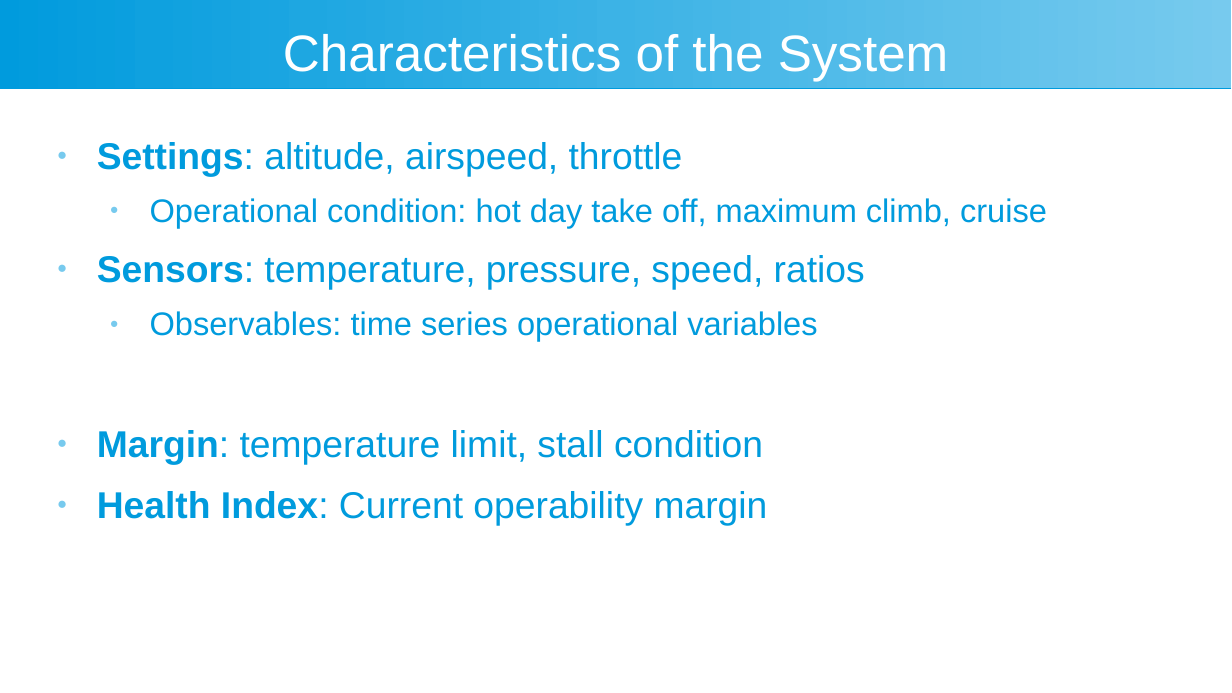
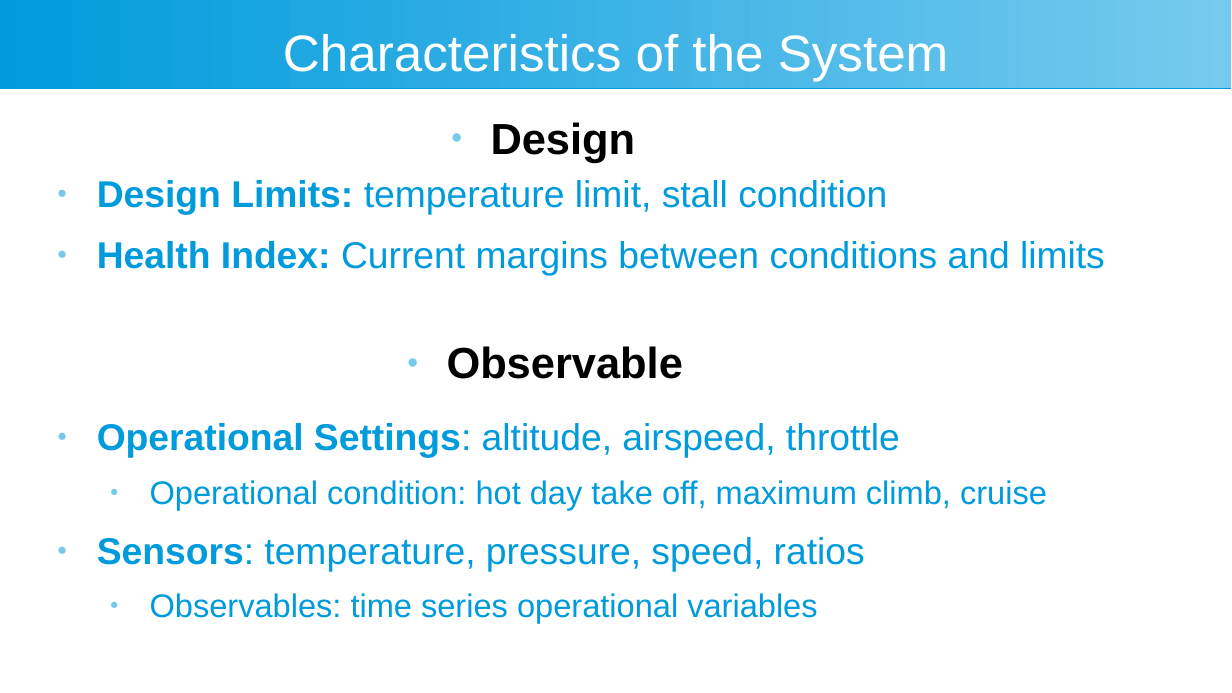
Before and after one commit to arcweld/DSI_Capstone_2, a slide deck: slide 3 of presentation/Weld_Capstone2.odp (slide 6 before the commit). Drawn at 1232x693 pixels with LibreOffice and Linux fonts; fonts in the diff are those of the drawing. Boxes give left, top, right and bottom in pixels: in the first picture for what was removed or moved away, otherwise in the second. Text is boxed around its words. In the diff, an @@ line names an element or a change of style, - is before the commit and + after.

```diff
--- a/presentation/Weld_Capstone2.odp
+++ b/presentation/Weld_Capstone2.odp
@@ text added at (491, 122, 636, 163), 28 pt, text #000000, bold @@
+● Design
@@ text added at (97, 180, 1105, 276), 24 pt, text #009BDD @@
+● Design Limits: temperature limit, stall condition
+● Health Index: Current margins between conditions and limits
@@ text added at (447, 346, 683, 379), 28 pt, text #000000, bold @@
+● Observable
@@ text "Operational Settings: altitude, airspeed, throttle": place and size @@
-text "Operational Settings: altitude, airspeed, throttle" at (97, 142, 1047, 526)
+text "Operational Settings: altitude, airspeed, throttle" at (97, 423, 1047, 623)
@@ text at (97, 423, 900, 458): text changed @@
-● Settings: altitude, airspeed, throttle
+● Operational Settings: altitude, airspeed, throttle
@@ text at (97, 430, 768, 526): paragraphs removed @@
-● Margin: temperature limit, stall condition
-● Health Index: Current operability margin
```
Also in this commit, not shown: 4 other slides changed, 3 slides added, 2 slides removed, 1 other file.
